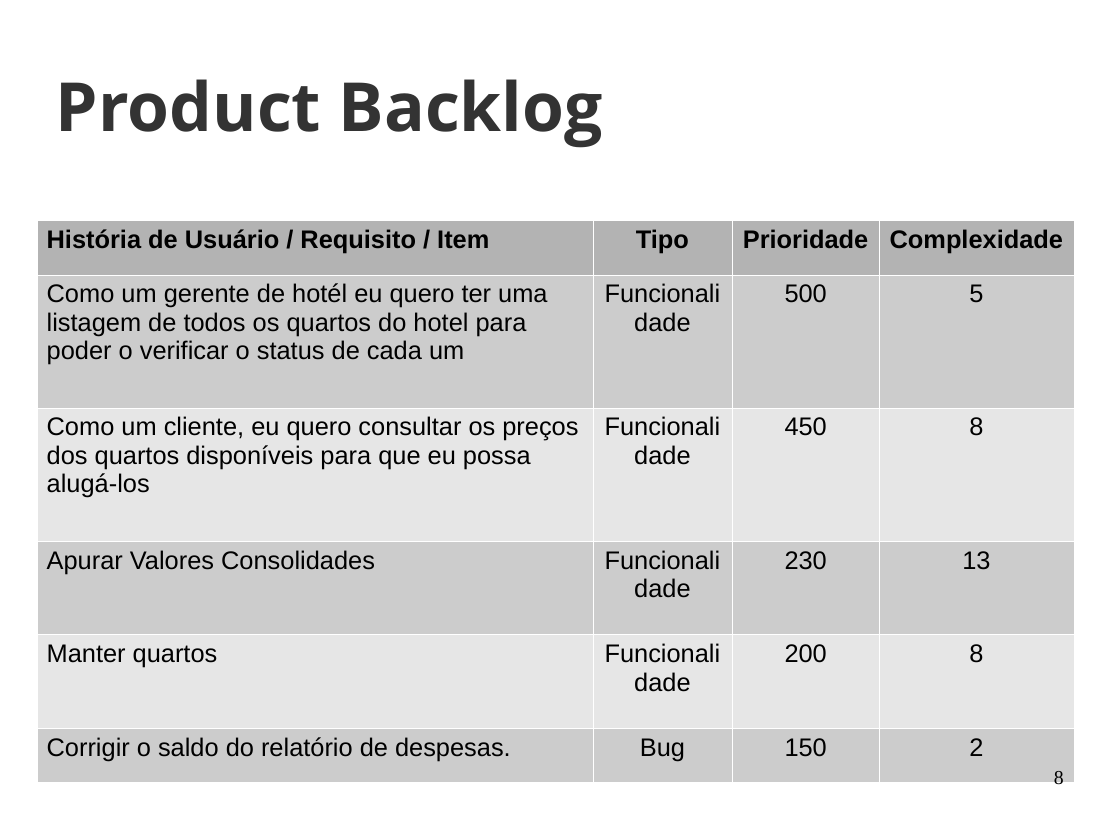
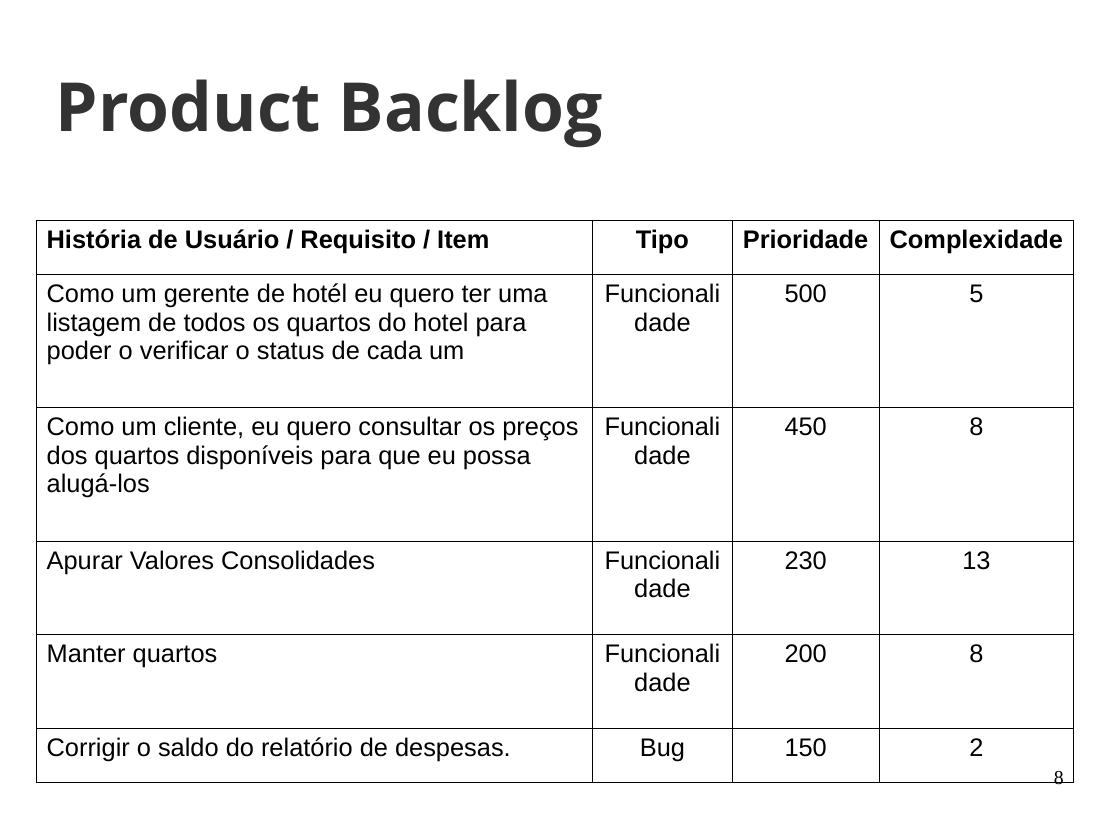
Before and after one commit to joaohelio/eng_de_software, a slide deck: slide 8 of Aulas/20170429/aula_2.odp. Drawn at 1120x840 pixels with LibreOffice and Linux fonts; fonts in the diff are those of the drawing; background and template pictures are left out. Boxes give left, top, right and bottom in pixels: in the first picture for what was removed or moved away, otherwise in the second. Text is boxed around its words. In the diff, an @@ line names an element or a change of style, - is before the commit and + after.

```diff
--- a/Aulas/20170429/aula_2.odp
+++ b/Aulas/20170429/aula_2.odp
@@ table at (37, 221, 1074, 783) @@
@@ fill #B3B3B3 to none in row 1 @@
@@ fill #CCCCCC to none in 12 cells @@
@@ fill #E6E6E6 to none in 8 cells @@
@@ borders changed @@
```
Also in this commit, not shown: 14 other slides changed, 8 slides added.
